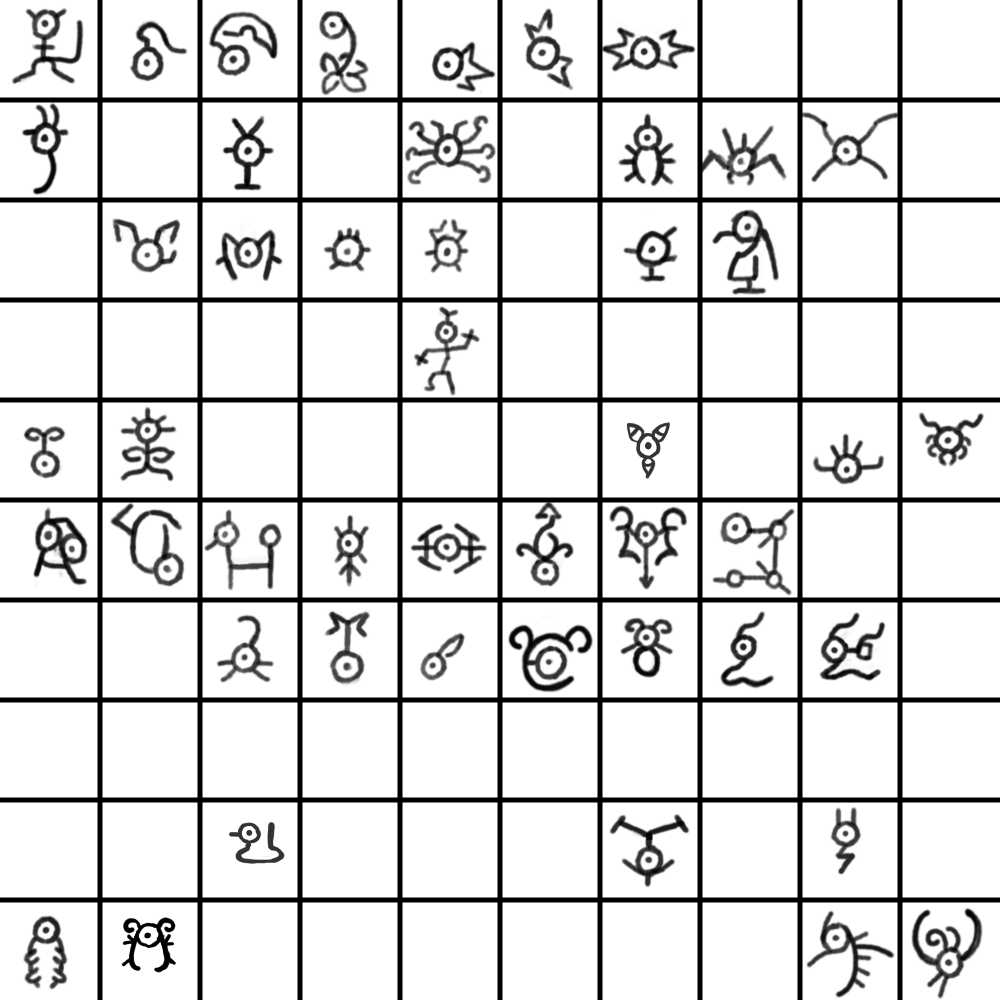
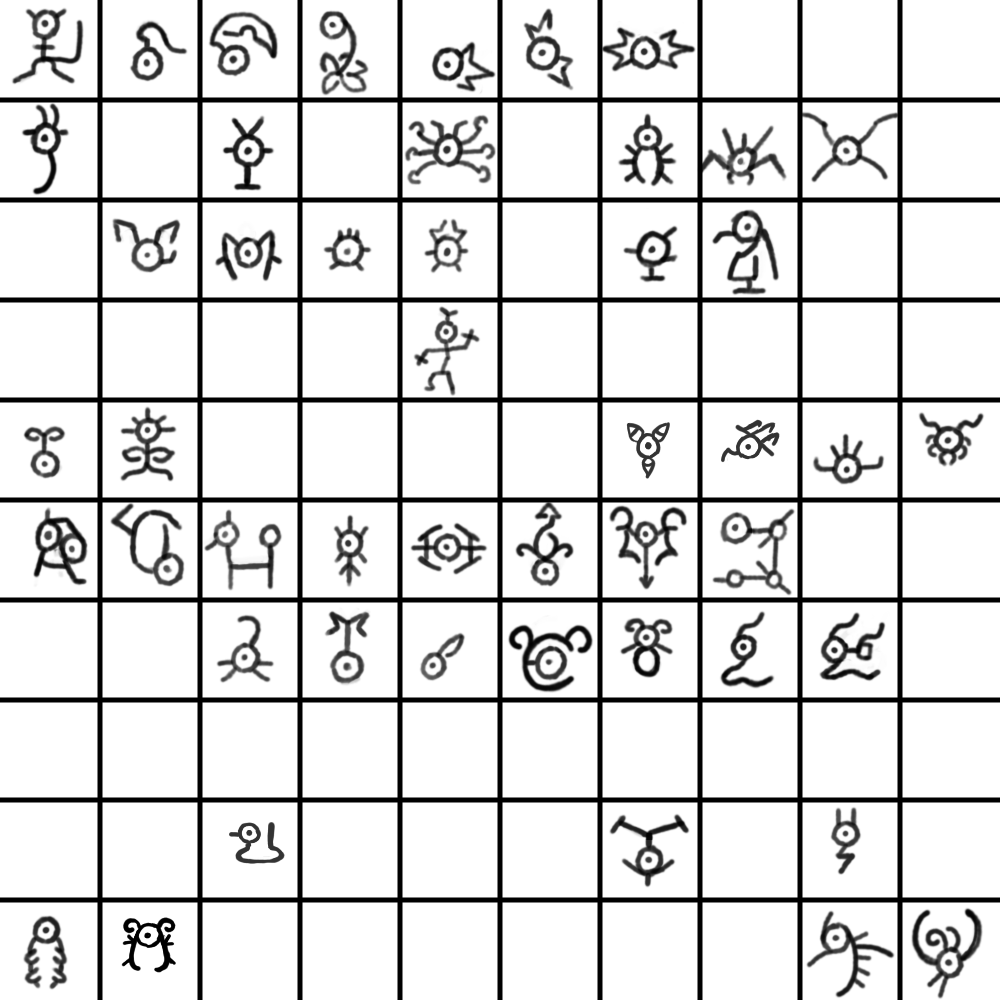
Layers edited between the first and the second 1000 × 1000 image:
painted on "Paint Layer 1" over [721, 419, 780, 463]
